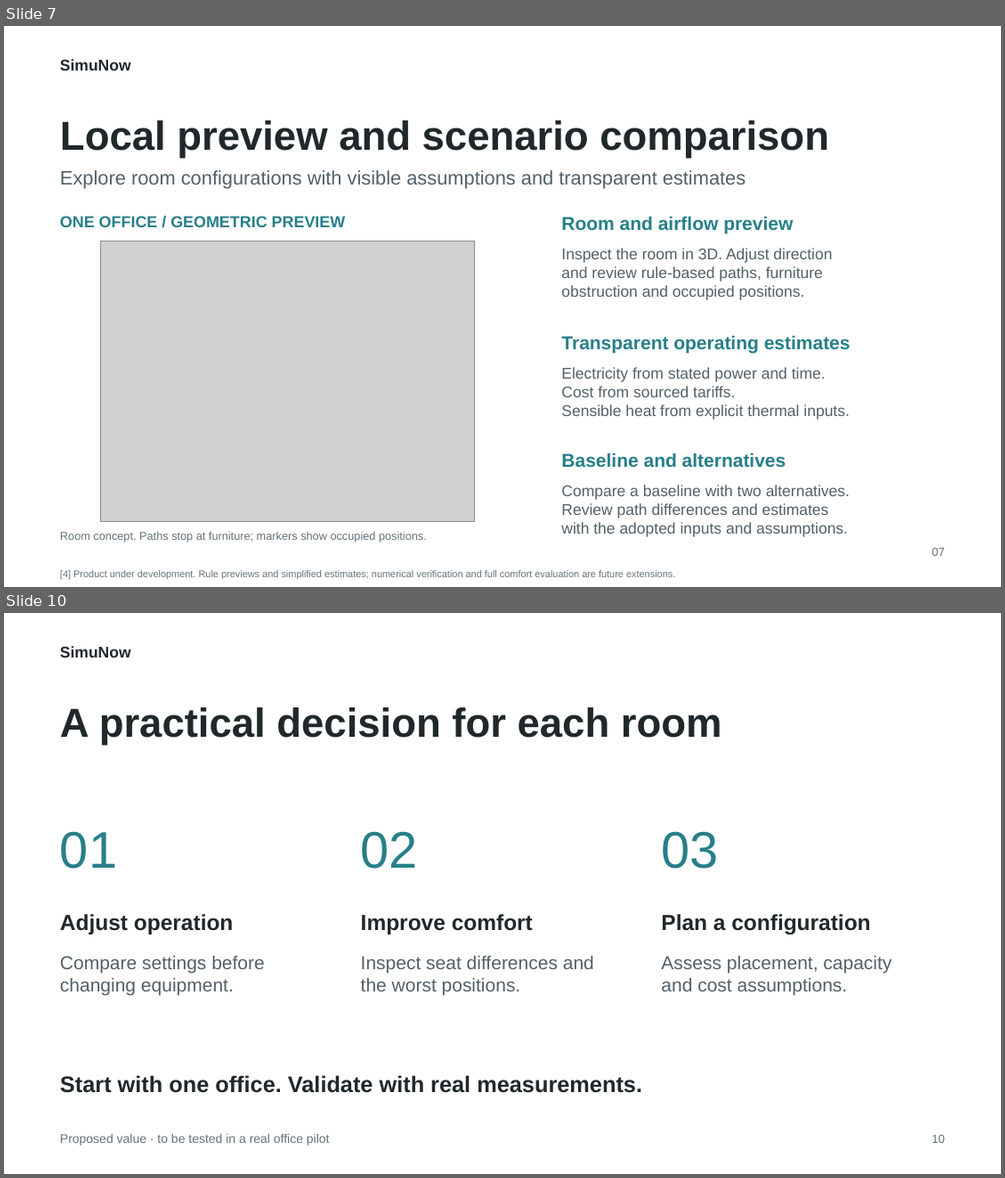
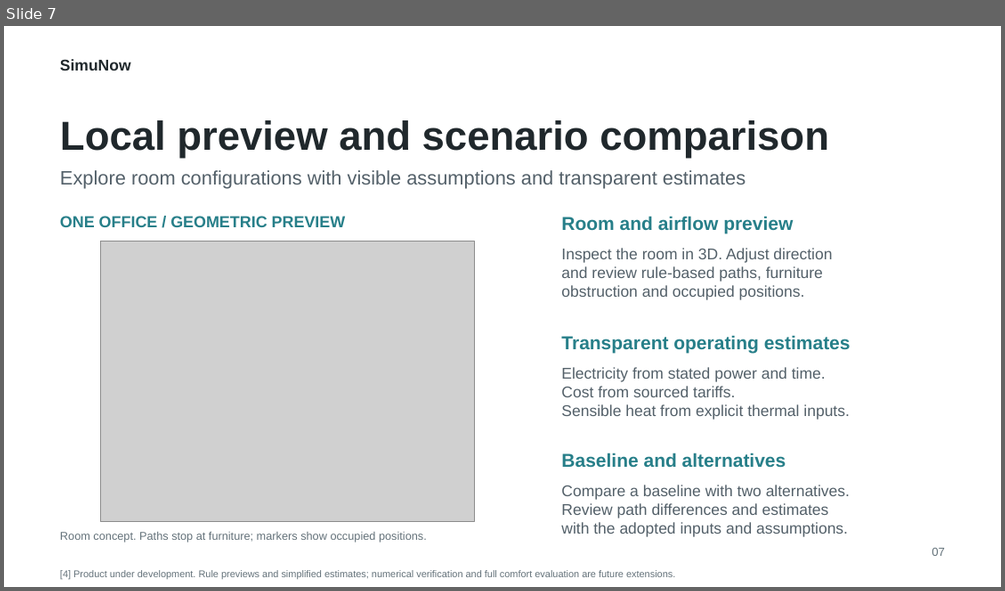
Before and after one commit to krabbypatty1031-blip/SimuNow, a slide deck: PitchDeck.pptx. Shown one above the other, each under a label of ours: slides 7 and 10 before the commit, slide 7 after it; the slides between them are not shown. The pictures are 1005x1178 and 1005x591 pixels, drawn with LibreOffice and Linux fonts; fonts in the diff are those of the drawing; grey boxes stand for pictures. Boxes give left, top, right and bottom in pixels: in the first picture for what was removed or moved away, otherwise in the second. Text is boxed around its words. In the diff, an @@ line names an element or a change of style, - is before the commit and + after.

```diff
--- a/PitchDeck.pptx
+++ b/PitchDeck.pptx
@@ slide 10 removed at (4, 613, 1001, 1174), background #FFFFFF @@
@@ text removed at (60, 646, 131, 657) @@
-SimuNow
@@ title removed at (60, 707, 722, 745) @@
-A practical decision for each room
@@ text removed at (60, 831, 117, 868) @@
-01
@@ text removed at (361, 831, 418, 868) @@
-02
@@ text removed at (661, 831, 718, 868) @@
-03
@@ text removed at (60, 914, 234, 934) @@
-Adjust operation
@@ text removed at (361, 914, 533, 934) @@
-Improve comfort
@@ text removed at (661, 914, 870, 934) @@
-Plan a configuration
@@ text removed at (60, 956, 265, 996) @@
-Compare settings before changing equipment.
@@ text removed at (361, 956, 594, 996) @@
-Inspect seat differences and the worst positions.
@@ text removed at (661, 956, 891, 996) @@
-Assess placement, capacity and cost assumptions.
@@ text removed at (60, 1075, 642, 1093) @@
-Start with one office. Validate with real measurements.
@@ text removed at (60, 1134, 330, 1145) @@
-Proposed value · to be tested in a real office pilot
@@ text removed at (931, 1135, 945, 1143) @@
-10
```
Also in this commit, not shown: 3 slides changed, 4 other slides removed, 8 other files.
